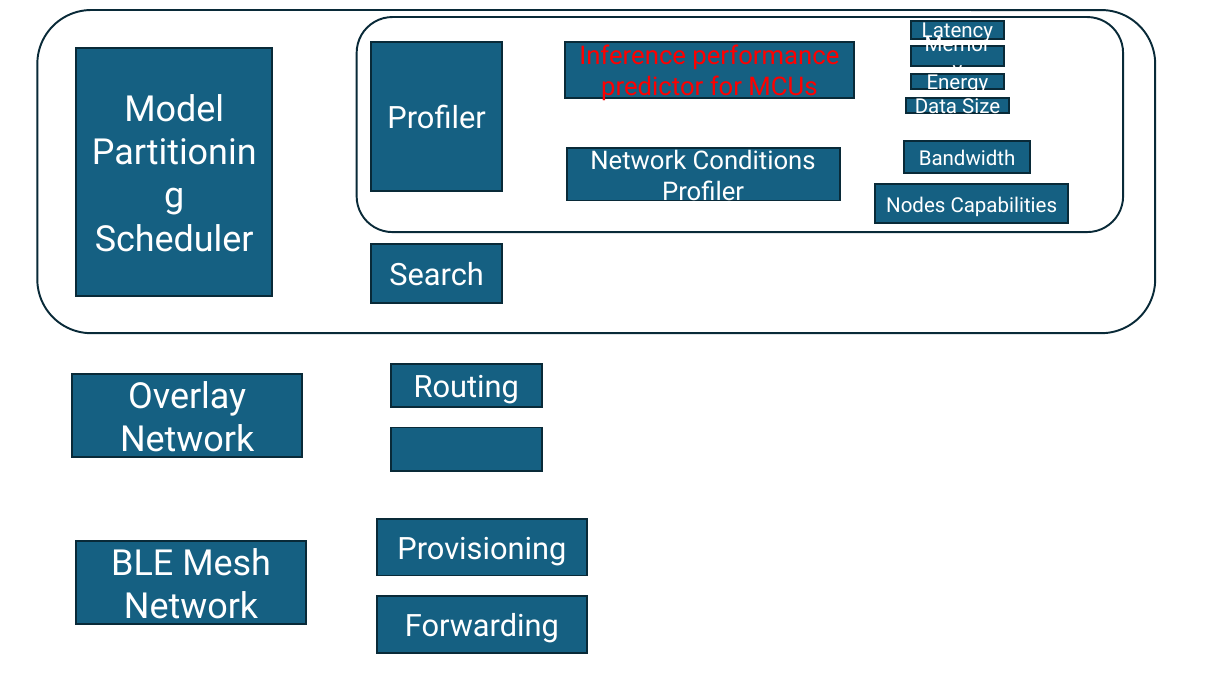
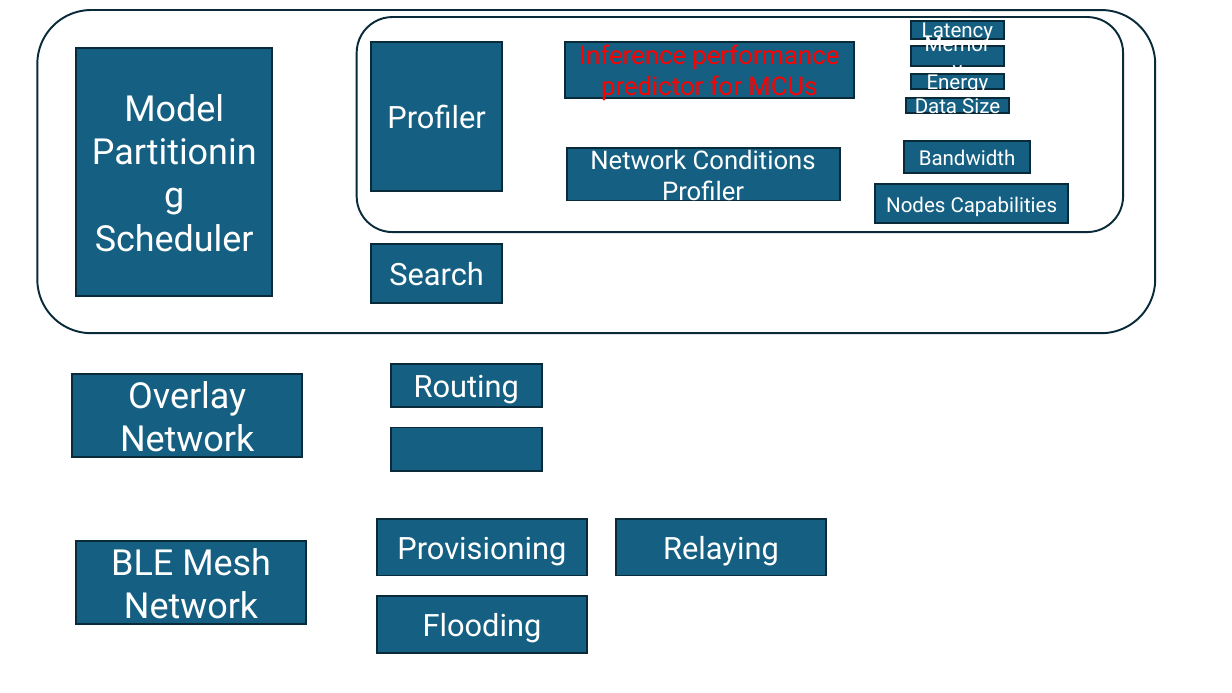
Before and after one commit to GXG-CS/on_device_learning, a slide deck: slide 7 of micro-network-project.pptx (slide 5 before the commit). Drawn at 1232x693 pixels with LibreOffice and Linux fonts; fonts in the diff are those of the drawing. Boxes give left, top, right and bottom in pixels: in the first picture for what was removed or moved away, otherwise in the second. Text is boxed around its words. In the diff, an @@ line names an element or a change of style, - is before the commit and + after.

```diff
--- a/micro-network-project.pptx
+++ b/micro-network-project.pptx
@@ rectangle added at (616, 519, 826, 576), fill #156082, outline #092A39 1.5 pt, 24 pt, text #FFFFFF @@
+Relaying
@@ text in rectangle at (423, 613, 542, 643): text changed @@
-Forwarding
+Flooding
```
Also in this commit, not shown: 3 other slides changed, 2 slides added.
